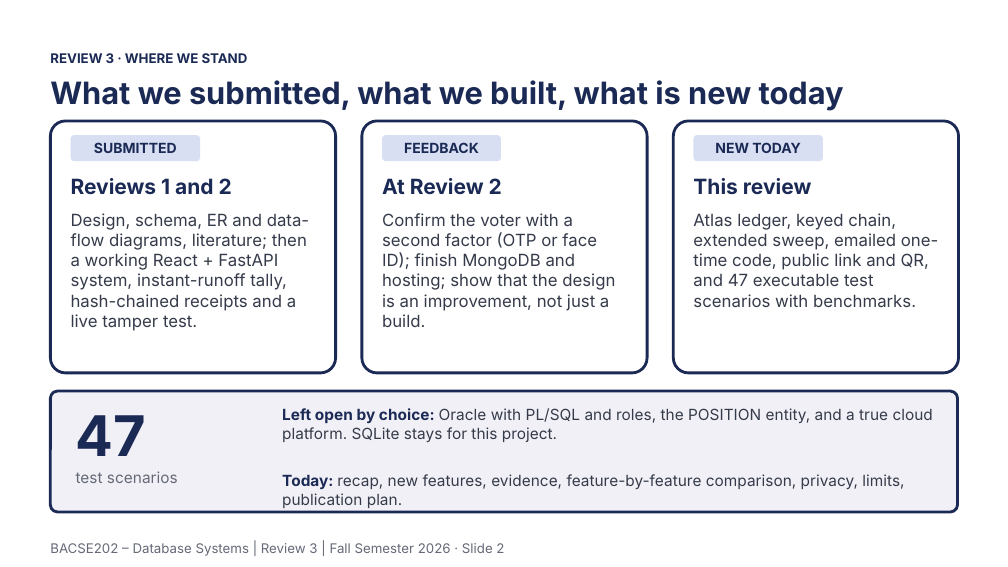
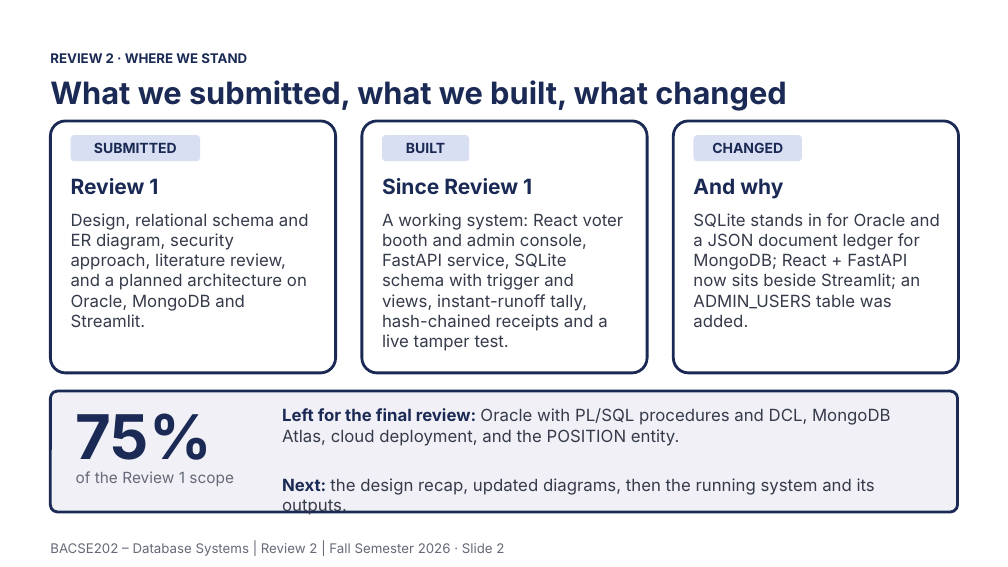
Before and after one commit to Tharakeshtj/polyvote-election-platform, a slide deck: slide 2 of docs/PolyVote_Review3_Final.pptx. Drawn at 1008x567 pixels with LibreOffice and Linux fonts; fonts in the diff are those of the drawing; background and template pictures are left out. Boxes give left, top, right and bottom in pixels: in the first picture for what was removed or moved away, otherwise in the second. Text is boxed around its words. In the diff, an @@ line names an element or a change of style, - is before the commit and + after.

```diff
--- a/docs/PolyVote_Review3_Final.pptx
+++ b/docs/PolyVote_Review3_Final.pptx
@@ text at (50,53,247,63): text changed @@
-REVIEW 3 · WHERE WE STAND
+REVIEW 2 · WHERE WE STAND
@@ text at (50,80,786,111): text changed @@
-What we submitted, what we built, what is new today
+What we submitted, what we built, what changed
@@ rounded rectangle "BUILT": place and size @@
-rounded rectangle "BUILT" at (382,135,501,161)
+rounded rectangle "BUILT" at (382,135,469,161)
@@ text in rounded rectangle at (406,143,445,153): text changed @@
-FEEDBACK
+BUILT
@@ rounded rectangle "CHANGED": place and size @@
-rounded rectangle "CHANGED" at (694,135,823,161)
+rounded rectangle "CHANGED" at (694,135,801,161)
@@ text in rounded rectangle at (712,142,783,153): text changed @@
-NEW TODAY
+CHANGED
@@ text at (71,178,158,195): text changed @@
-Reviews 1 and 2
+Review 1
@@ text at (382,178,532,195): text changed @@
-At Review 2
+Since Review 1
@@ text at (693,178,783,199): text changed @@
-This review
+And why
@@ text at (71,213,309,327): text changed @@
-Design, schema, ER and data-flow diagrams, literature; then a working React + FastAPI system, instant-runoff tally, hash-chained receipts and a live tamper test.
+Design, relational schema and ER diagram, security approach, literature review, and a planned architecture on Oracle, MongoDB and Streamlit.
@@ text at (382,213,624,351): text changed @@
-Confirm the voter with a second factor (OTP or face ID); finish MongoDB and hosting; show that the design is an improvement, not just a build.
+A working system: React voter booth and admin console, FastAPI service, SQLite schema with trigger and views, instant-runoff tally, hash-chained receipts and a live tamper test.
@@ text at (693,213,940,327): text changed @@
-Atlas ledger, keyed chain, extended sweep, emailed one-time code, public link and QR, and 47 executable test scenarios with benchmarks.
+SQLite stands in for Oracle and a JSON document ledger for MongoDB; React + FastAPI now sits beside Streamlit; an ADMIN_USERS table was added.
@@ text at (76,413,212,460): text changed; size 40 to 44 pt @@
-47
+75%
@@ text at (282,408,891,515): text changed; size 11 to 12 pt @@
-Left open by choice: Oracle with PL/SQL and roles, the POSITION entity, and a true cloud platform. SQLite stays for this project.
-Today: recap, new features, evidence, feature-by-feature comparison, privacy, limits, publication plan.
+Left for the final review: Oracle with PL/SQL procedures and DCL, MongoDB Atlas, cloud deployment, and the POSITION entity.
+Next: the design recap, updated diagrams, then the running system and its outputs.
@@ text at (76,471,234,486): text changed @@
-test scenarios
+of the Review 1 scope
@@ text at (50,543,504,556): text changed @@
-BACSE202 – Database Systems | Review 3 | Fall Semester 2026 · Slide 2
+BACSE202 – Database Systems | Review 2 | Fall Semester 2026 · Slide 2
```
Also in this commit, not shown: 35 other slides changed, 17 slides added, 10 slides removed, 2 other files.
